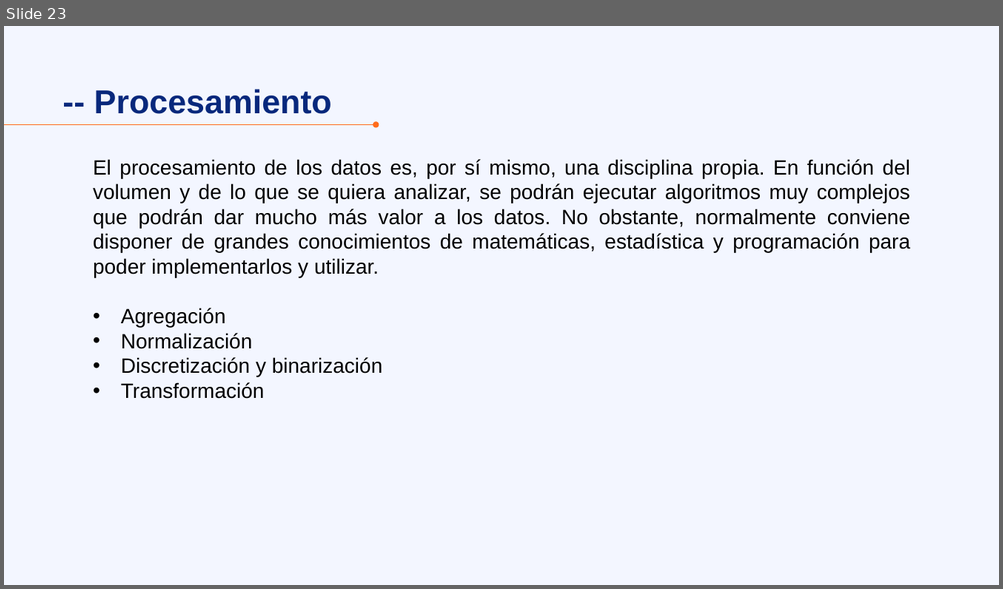
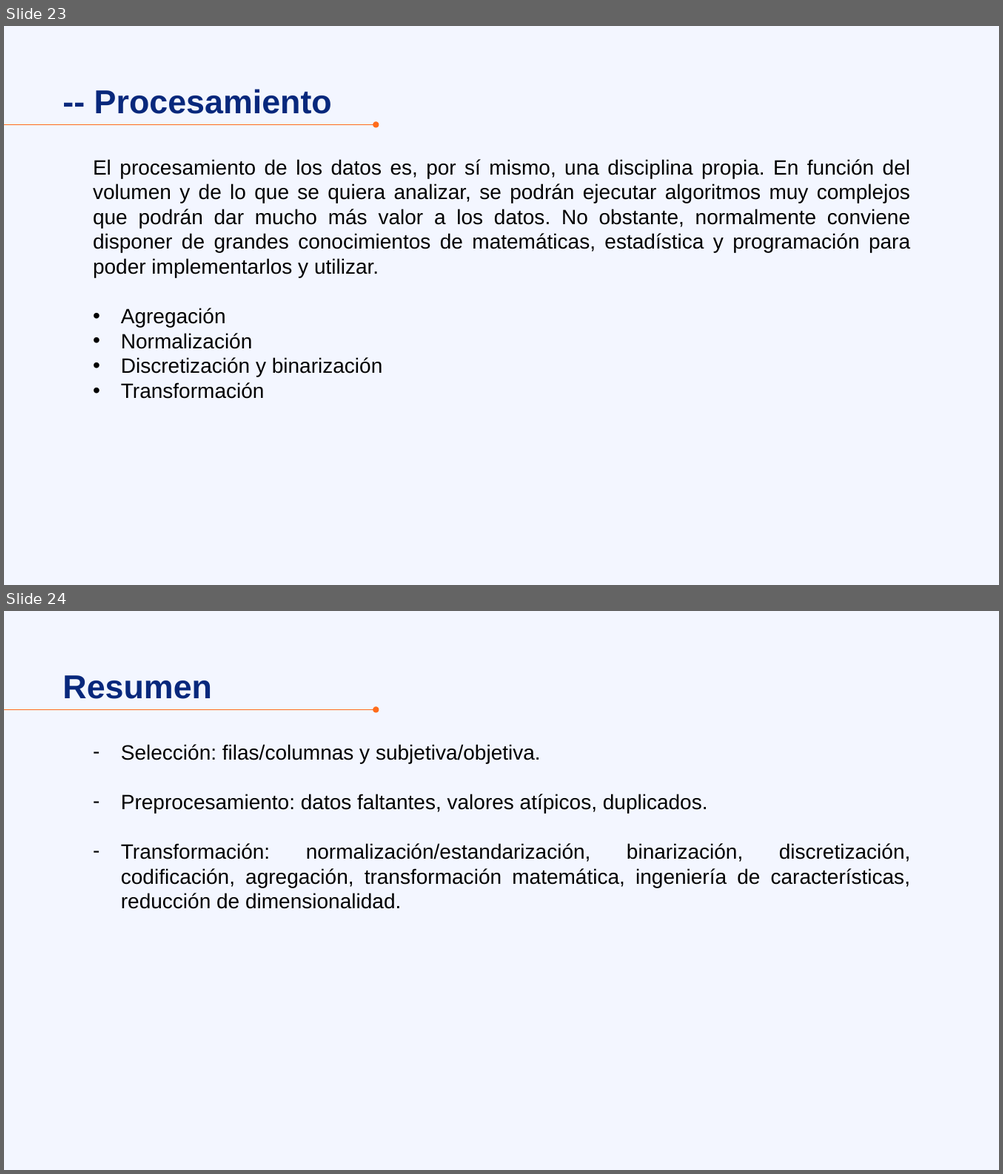
Before and after one commit to norbeydanilo/data-mining, a slide deck: 05.DM-Preproceso-Transformacion.pptx. Shown one above the other, each under a label of ours: slide 23 before the commit, slides 23 and 24 after it. The pictures are 1003x589 and 1003x1174 pixels, drawn with LibreOffice and Linux fonts; fonts in the diff are those of the drawing. Boxes give left, top, right and bottom in pixels: in the first picture for what was removed or moved away, otherwise in the second. Text is boxed around its words. In the diff, an @@ line names an element or a change of style, - is before the commit and + after.

Commit message:
update 05

```diff
--- a/05.DM-Preproceso-Transformacion.pptx
+++ b/05.DM-Preproceso-Transformacion.pptx
@@ slide 24 added at [4,611,999,1170], background #F3F6FF @@
@@ text added at [62,675,212,699], 32 pt, text #08287C, bold @@
+Resumen
@@ arrow added from (4, 709) to (375, 709), #FF6C1B 0.75 pt @@
@@ text added at [121,744,910,909], 20 pt, text #000000 @@
+– Selección: filas/columnas y subjetiva/objetiva.
+– Preprocesamiento: datos faltantes, valores atípicos, duplicados.
+– Transformación: normalización/estandarización, binarización, discretización, codificación, agregación, transformación matemática, ingeniería de características, reducción de dimensionalidad.
```
